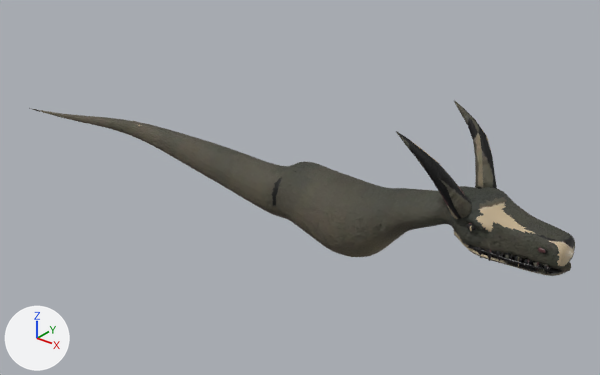
Two versions of the glTF model public/assets/models-v5/ancient-wyrm.glb, one commit apart.
Rendered twice from a 50 mm lens placed at (4.47, -6.56, 4.63), pointed at (-0.99, 0.26, 0.4). The axes (+X, +Y, +Z) are drawn at lower left. The lights are the same throughout. The older version comes first. Objects named as collision shapes, trigger or cutter boxes, shadow casters or lower levels of detail are left out. Vertices at exactly the same position are counted once.

The first picture shows 'Surface_LOD0'.
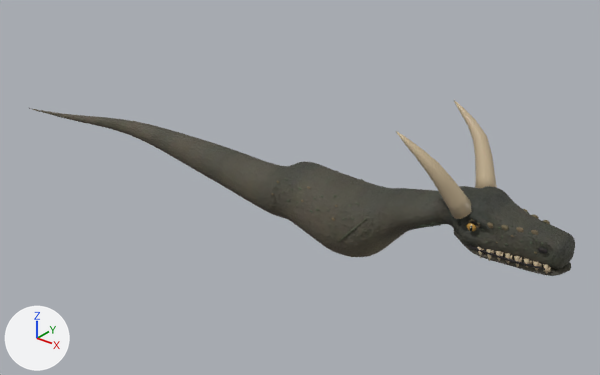
The change, as a diff of the scene's bpy script:
```diff
--- a/public/assets/models-v5/ancient-wyrm.glb.py
+++ b/public/assets/models-v5/ancient-wyrm.glb.py
@@ me_anatomical_axial_skin @@
 # used by ob_surface_lod0; location = (0.0, 0.0, 0.0)
-me_anatomical_axial_skin.from_pydata(...)  # 11920 vertices, 23660 faces; spans x -5.75..2.35, y -0.54..0.54, z 0.0..1.8
+me_anatomical_axial_skin.from_pydata(...)  # 15048 vertices, 29468 faces; spans x -5.75..2.35, y -0.54..0.54, z 0.0..1.8
+# me_anatomical_axial_skin part 1: 223 vertices moved within x -5.65..2.33, y -0.38..0.38, z 0.0..1.18; 5180 vertices removed from x -5.71..2.34, y -0.53..0.53, z 0.0..1.79; 7506 vertices added at x -5.72..2.34, y -0.53..0.53, z 0.0..1.8
+# me_anatomical_axial_skin part 2: 5212 kept faces spanning x -5.75..2.35, y -0.54..0.54, z 0.02..1.8 get new texture (UV) coordinates
+# other edits to the shape of me_anatomical_axial_skin do not show in these pictures
 me_anatomical_axial_skin.materials.append(mat_hide_pbr)
```

Where the change shows, as pixel boxes (x1, y1, x2, y2) in the pictures (600 x 375 px; the box of a moved part takes in the faces that stretch with it):
part 1 of me_anatomical_axial_skin, moved or reshaped: (99, 120, 575, 272) in both
part 2 of me_anatomical_axial_skin, surface changed: (99, 108, 574, 276) in both
